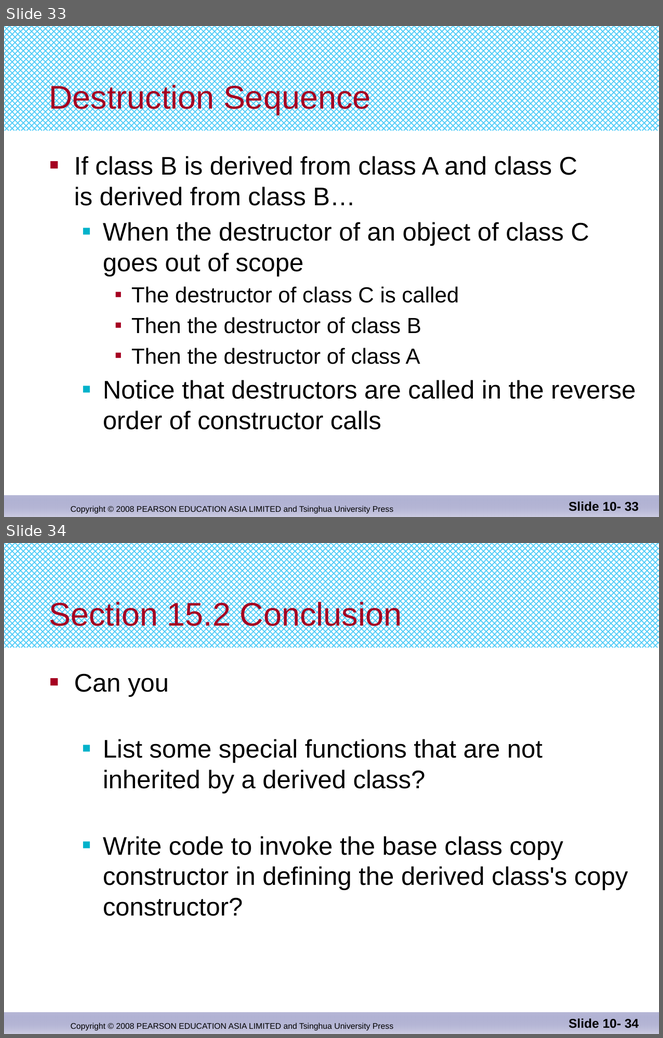
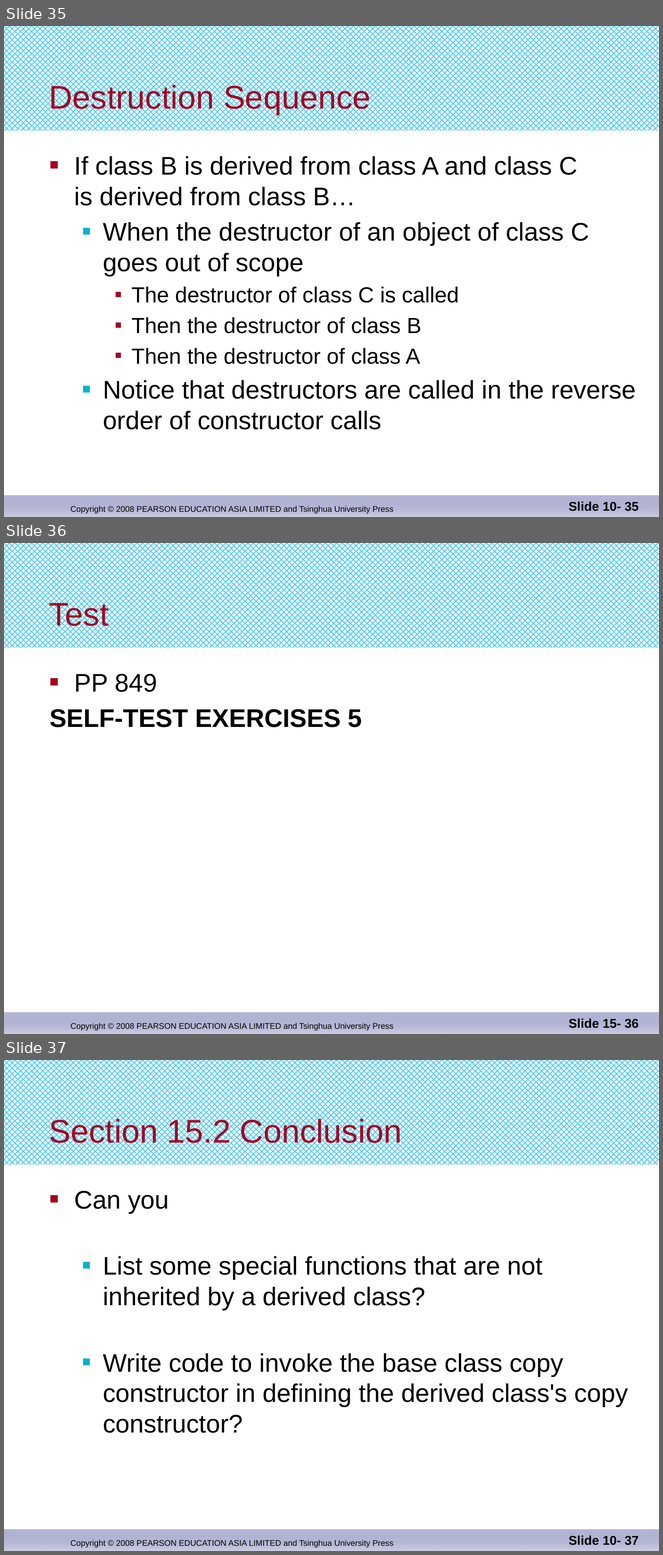
Before and after one commit to djuanbei/CPLUSPLUS, a slide deck: ppt/Chapter 15.pptx. Shown one above the other, each under a label of ours: slides 33 and 34 before the commit, slides 35, 36 and 37 after it. The pictures are 663x1038 and 663x1555 pixels, drawn with LibreOffice and Linux fonts; fonts in the diff are those of the drawing. Boxes give left, top, right and bottom in pixels: in the first picture for what was removed or moved away, otherwise in the second. Text is boxed around its words. In the diff, an @@ line names an element or a change of style, - is before the commit and + after.

```diff
--- a/ppt/Chapter 15.pptx
+++ b/ppt/Chapter 15.pptx
@@ slide 36 added at box(4, 543, 659, 1034), background #FFFFFF; not listed: 3 template elements that a slide beside it also shows @@
@@ title added at box(49, 600, 109, 632), 36 pt, text #A50021 @@
+Test
@@ text added at box(50, 674, 362, 728), 28 pt, text #000000, bold @@
+■ PP 849
+SELF-TEST EXERCISES 5
@@ page number added at box(569, 1019, 639, 1029), 14 pt, text #000000, bold @@
+Slide 15- 36
@@ what was slide 33 is now slide 35 @@
@@ page number at box(569, 502, 639, 512): text changed @@
-Slide 10- 33
+Slide 10- 35
@@ what was slide 34 is now slide 37 @@
@@ page number at box(569, 1536, 639, 1546): text changed @@
-Slide 10- 34
+Slide 10- 37
```
Also in this commit, not shown: 3 slides changed, 2 other slides added.
